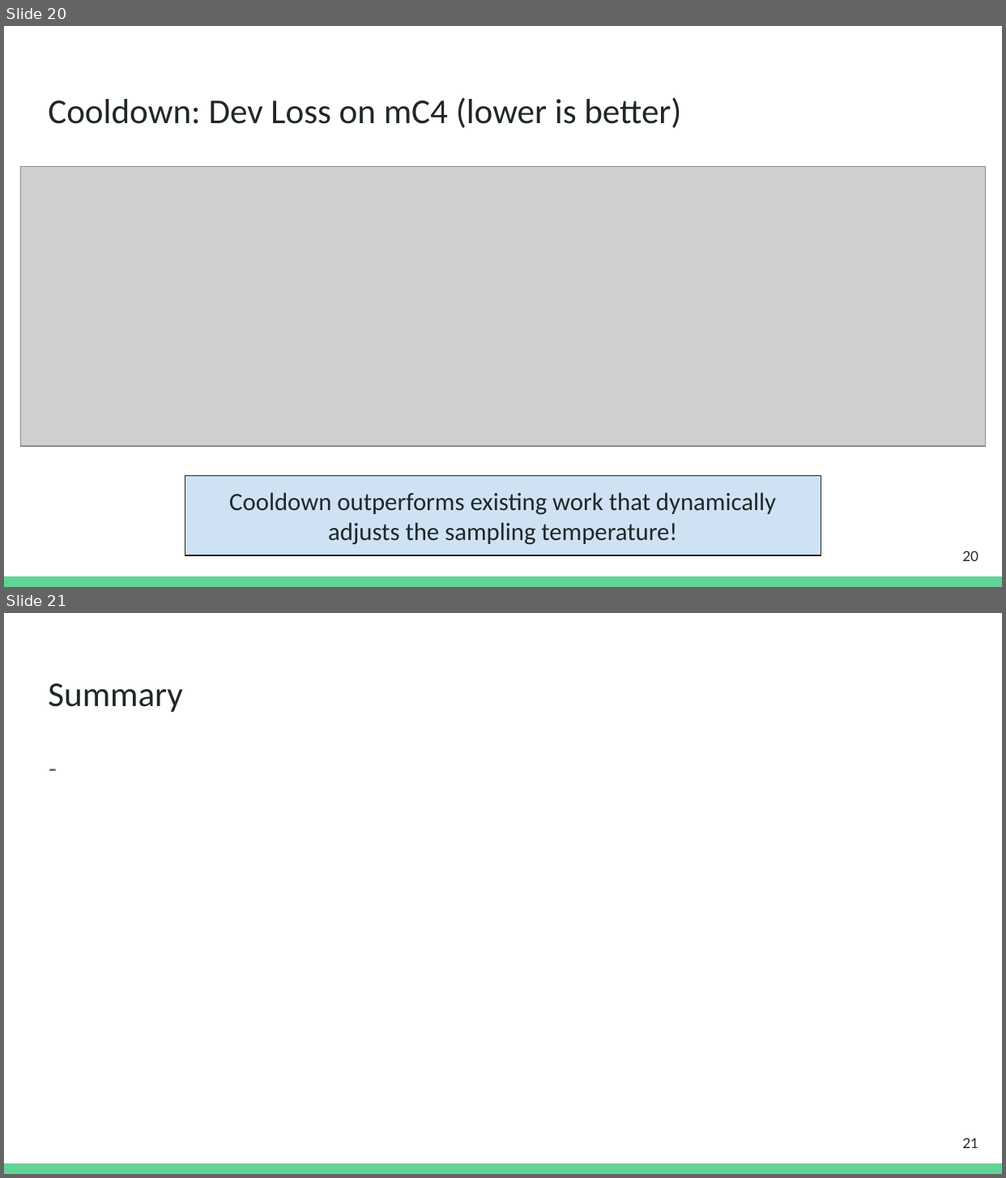
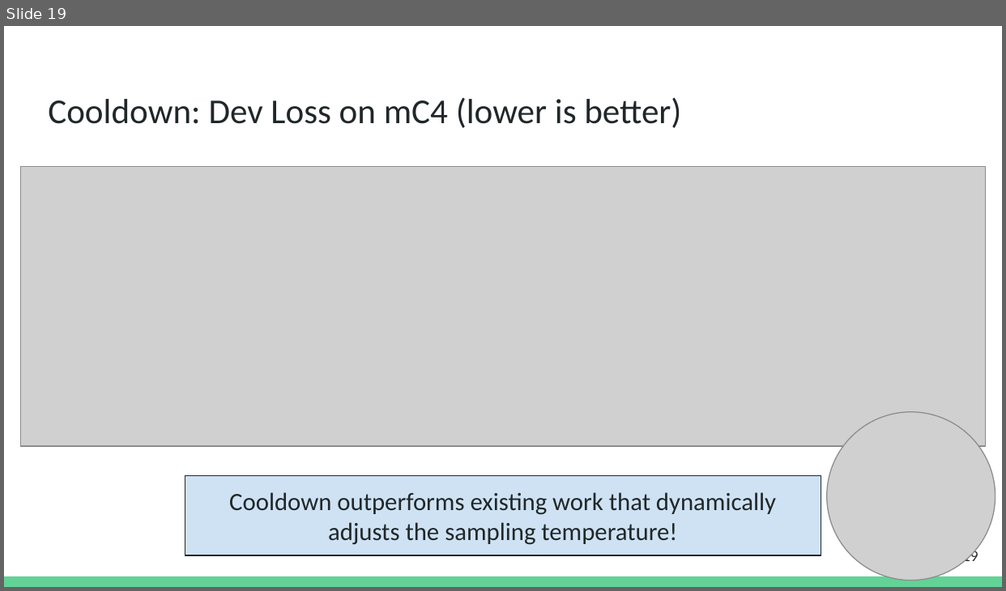
Before and after one commit to danyaljj/homepage, a slide deck: files/2025_cooldown/Cooldown_NAACL_2025_10min.pptx. Shown one above the other, each under a label of ours: slides 20 and 21 before the commit, slide 19 after it. The pictures are 1006x1178 and 1006x591 pixels, drawn with LibreOffice and Linux fonts; fonts in the diff are those of the drawing; grey boxes stand for pictures. Boxes give left, top, right and bottom in pixels: in the first picture for what was removed or moved away, otherwise in the second. Text is boxed around its words. In the diff, an @@ line names an element or a change of style, - is before the commit and + after.

```diff
--- a/files/2025_cooldown/Cooldown_NAACL_2025_10min.pptx
+++ b/files/2025_cooldown/Cooldown_NAACL_2025_10min.pptx
@@ slide 21 removed at bbox=[4, 613, 1002, 1174], background #FFFFFF; not listed: 1 template element that a slide beside it also shows @@
@@ title removed at bbox=[48, 683, 183, 712] @@
-Summary
@@ text removed at bbox=[38, 739, 968, 1112] @@
--
@@ page number removed at bbox=[962, 1138, 978, 1148] @@
-21
@@ what was slide 20 is now slide 19 @@
@@ slide 19 changed as well @@
@@ picture added at bbox=[826, 412, 995, 581] @@
@@ page number at bbox=[962, 550, 978, 565]: text changed @@
-20
+19
```
Also in this commit, not shown: 15 other slides changed, 5 slides added, 5 other slides removed, 3 other files.
